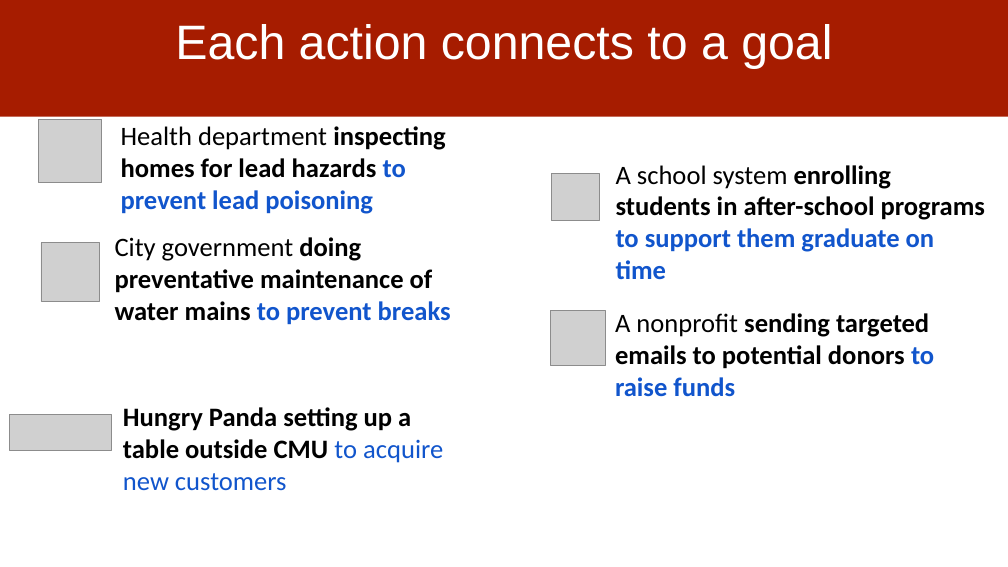
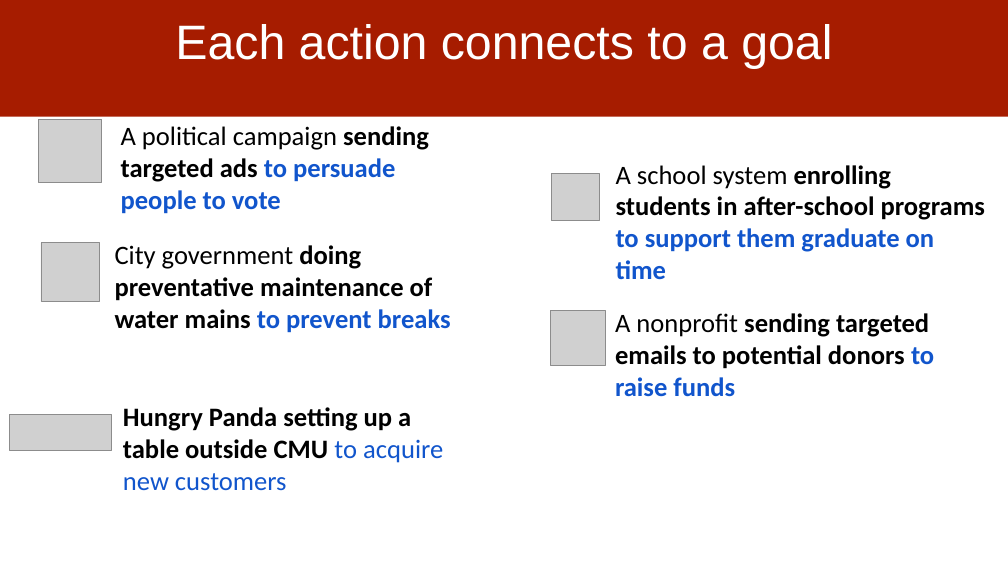
Before and after one commit to dssg/MLinPractice, a slide deck: slide 29 of Lectures/Lecture2-Scoping.pptx (slide 27 before the commit). Drawn at 1008x567 pixels with LibreOffice and Linux fonts; fonts in the diff are those of the drawing; grey boxes stand for pictures. Boxes give left, top, right and bottom in pixels: in the first picture for what was removed or moved away, otherwise in the second. Text is boxed around its words. In the diff, an @@ line names an element or a change of style, - is before the commit and + after.

```diff
--- a/Lectures/Lecture2-Scoping.pptx
+++ b/Lectures/Lecture2-Scoping.pptx
@@ text at (x1=121, y1=126, x2=429, y2=214): text changed @@
-Health department inspecting homes for lead hazards to prevent lead poisoning
+A political campaign sending targeted ads to persuade people to vote
@@ text "City government doing preventative maintenance ..." moved from (x1=115, y1=237, x2=451, y2=325) to (x1=115, y1=245, x2=451, y2=333) @@
```
Also in this commit, not shown: 9 other slides changed, 4 slides added, 1 slide removed, 1 other file.
